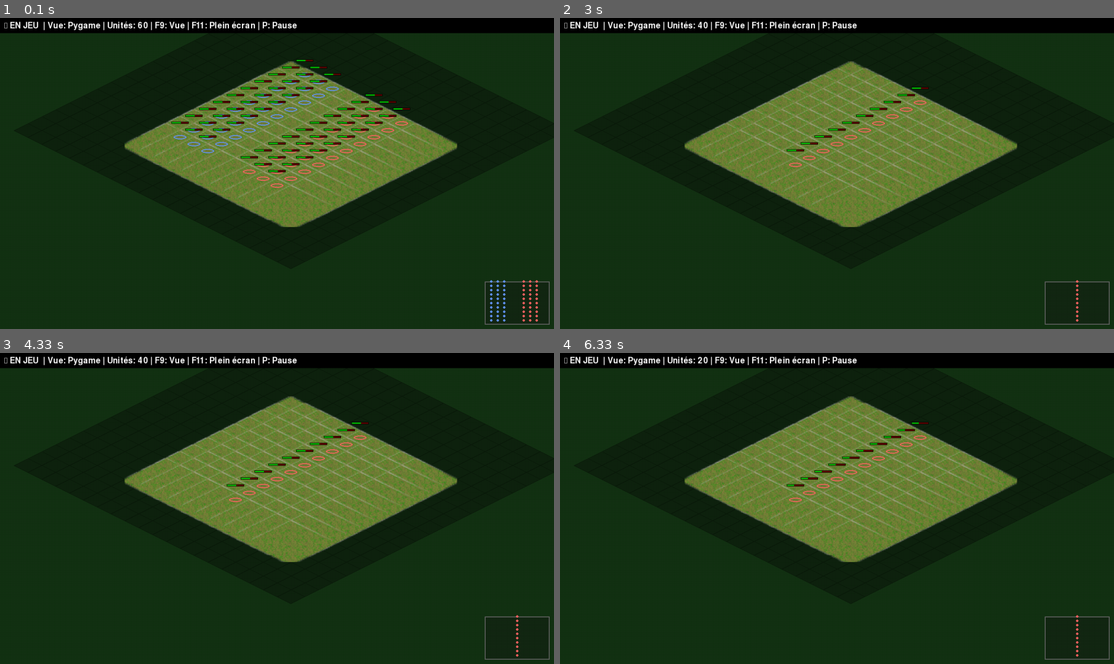
Above: before the commit, frames 1-4 (two rows, left to right).
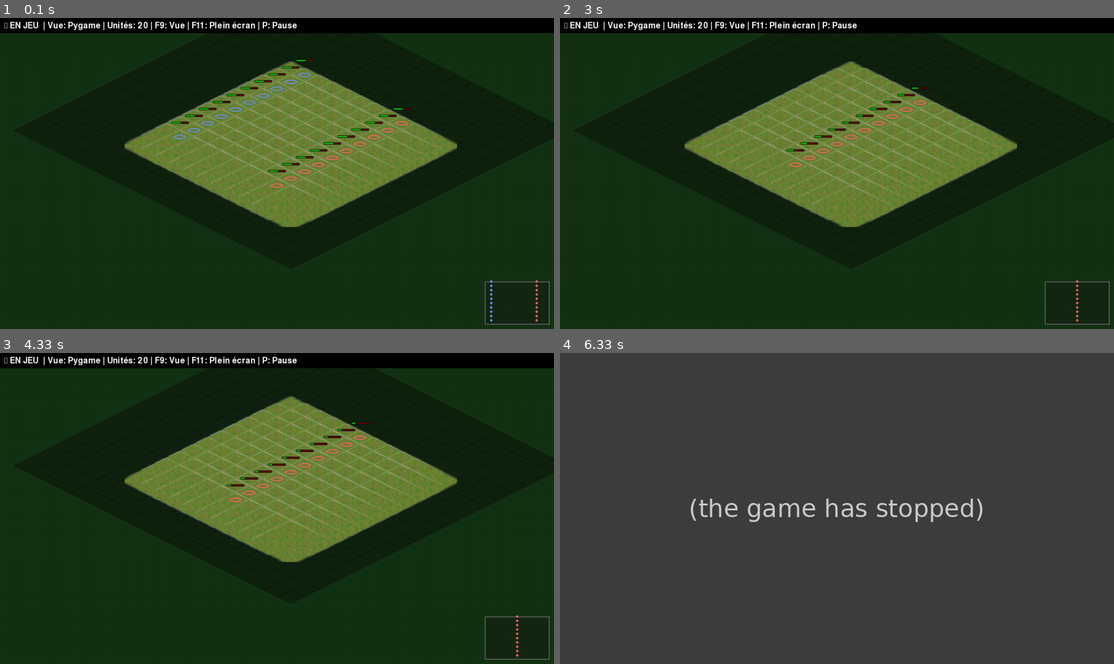
Above: after the commit, the same moments.

Repository: ItzzNolan/Project_Python
Game: pygame game, started from scenario/scenario_pygame.py
Two runs of this game, one before a commit and one after it. Both use one fixed random seed, a clock stepped at 60 frames per second and the inputs below.
Inputs:
- Up to frame 1 (0.1 s): no input
- Up to frame 2 (3 s): no input
- Up to frame 3 (4.33 s): no input
- Up to frame 4 (6.33 s): no input

The runs differ from the first frame. In frame 1, 1.7% of the frame differs, in the area x 24-96%, y 0-98%; in frame 2, less than 0.1%; in frame 3, less than 0.1%; in frame 4, 100%, in the area x 0-100%, y 0-100%.
After the commit the program exited at 6 s; later frames show no game.

Commit message:
nb troupe

Diff:
--- a/scenario/scenario_pygame.py
+++ b/scenario/scenario_pygame.py
@@ -18,12 +18,12 @@
 
     # 3. Ajouter les unités sur la carte
     # --- MajorDAFT (joueur 1) BLEU
-    for x in range(3):
+    for x in range(1):
         for y in range(10):
             jeu.ajouter_unite("Pikeman",x,y,0)
 
     # --- CaptainBraindead (joueur 2) ROUGE
-    for x in range(7, 10):
+    for x in range(9, 10):
         for y in range(10):
             jeu.ajouter_unite("Pikeman",x,y,1)
 
